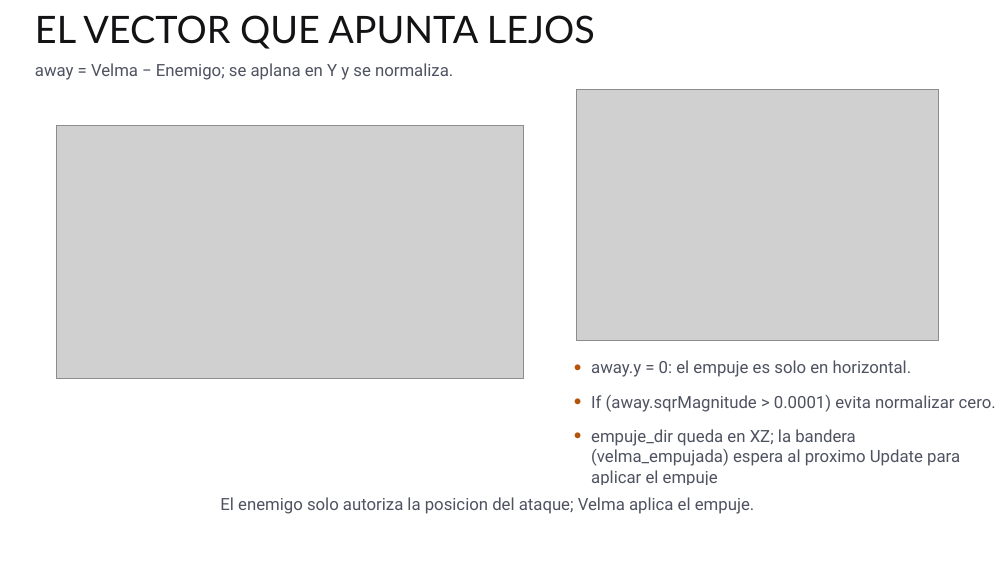
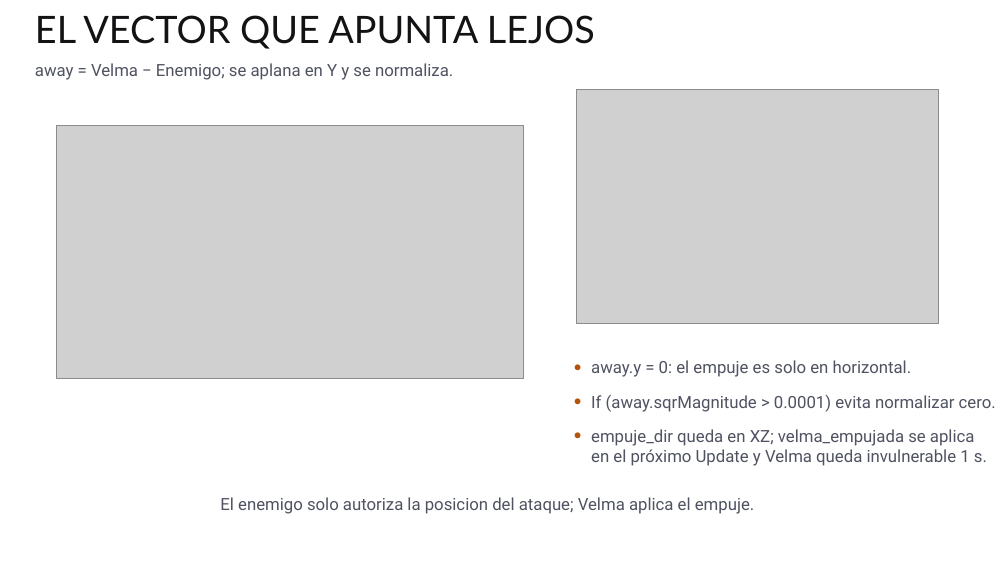
Before and after one commit to abala-tec/TC2005B, a slide deck: slide 23 of T8/T8.8.3-misc/T8.8.3-Miscelaneos.pptx. Drawn at 1008x567 pixels with LibreOffice and Linux fonts; fonts in the diff are those of the drawing; grey boxes stand for pictures; background and template pictures are left out. Boxes give left, top, right and bottom in pixels: in the first picture for what was removed or moved away, otherwise in the second. Text is boxed around its words. In the diff, an @@ line names an element or a change of style, - is before the commit and + after.

```diff
--- a/T8/T8.8.3-misc/T8.8.3-Miscelaneos.pptx
+++ b/T8/T8.8.3-misc/T8.8.3-Miscelaneos.pptx
@@ picture: place and size @@
-picture at [577,90,938,340]
+picture at [577,90,938,324]
@@ text at [591,429,987,466]: text changed @@
-empuje_dir queda en XZ; la bandera (velma_empujada) espera al proximo Update para aplicar el empuje
+empuje_dir queda en XZ; velma_empujada se aplica en el próximo Update y Velma queda invulnerable 1 s.
```
Also in this commit, not shown: 9 other slides changed, 18 other files.
